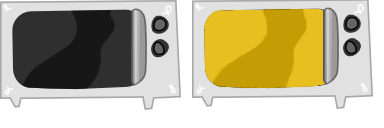
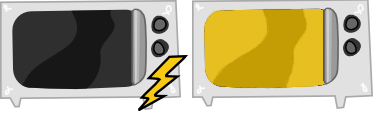
Layered file, before and after one edit (384 x 128). Changes by layer:
painted on "micro.png" over [138, 55, 188, 111]
